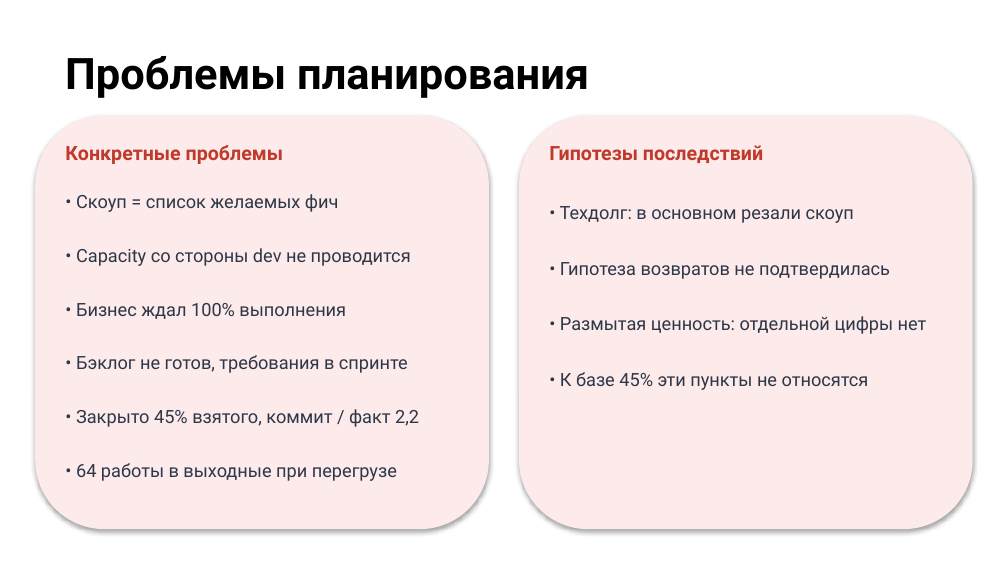
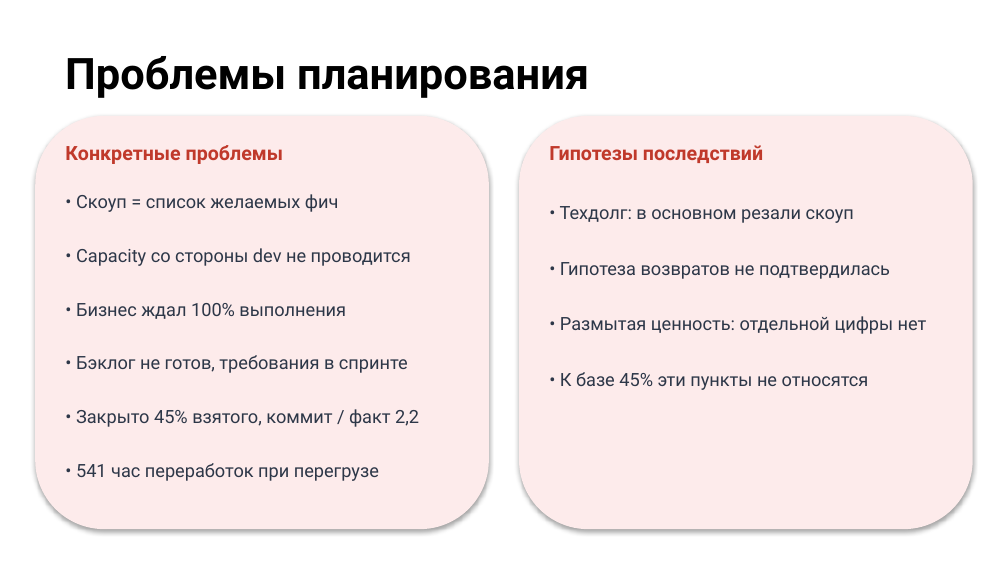
Before and after one commit to camelot270/otus_work, a slide deck: slide 7 of docs/Защита проекта. Петров Н.И..pptx. Drawn at 1008x567 pixels with LibreOffice and Linux fonts; fonts in the diff are those of the drawing; background and template pictures are left out. Boxes give left, top, right and bottom in pixels: in the first picture for what was removed or moved away, otherwise in the second. Text is boxed around its words. In the diff, an @@ line names an element or a change of style, - is before the commit and + after.

```diff
--- a/docs/Защита проекта. Петров Н.И..pptx
+++ b/docs/Защита проекта. Петров Н.И..pptx
@@ text at box(76, 463, 379, 481): text changed @@
-• 64 работы в выходные при перегрузе
+• 541 час переработок при перегрузе
```
